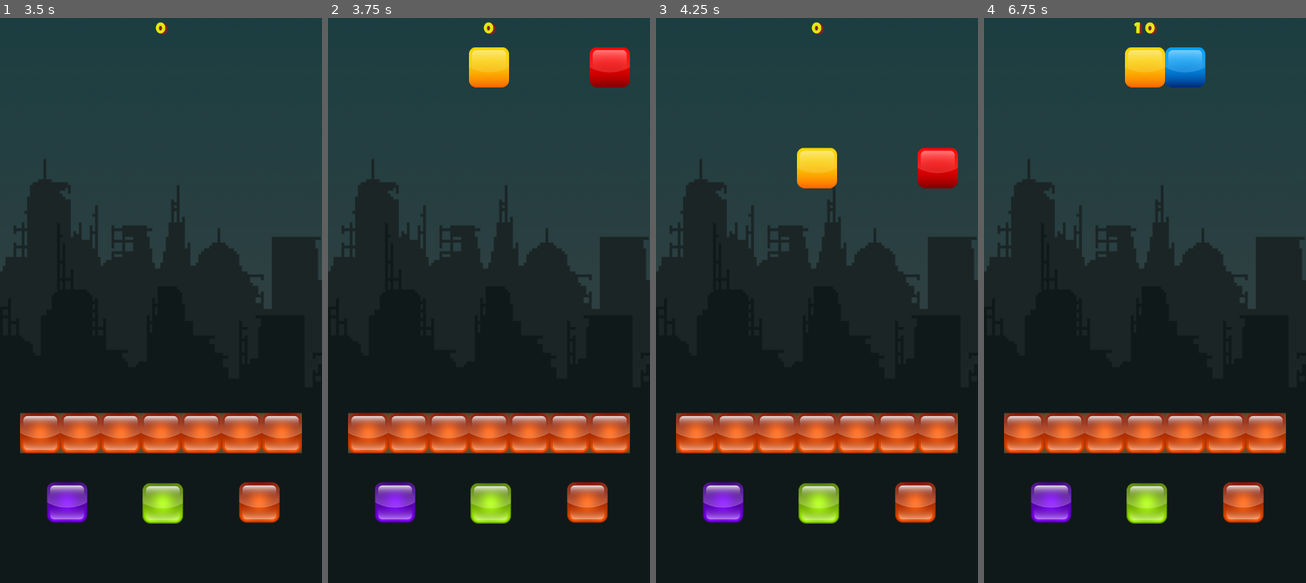
Above: before the commit, frames 1-4 (left to right).
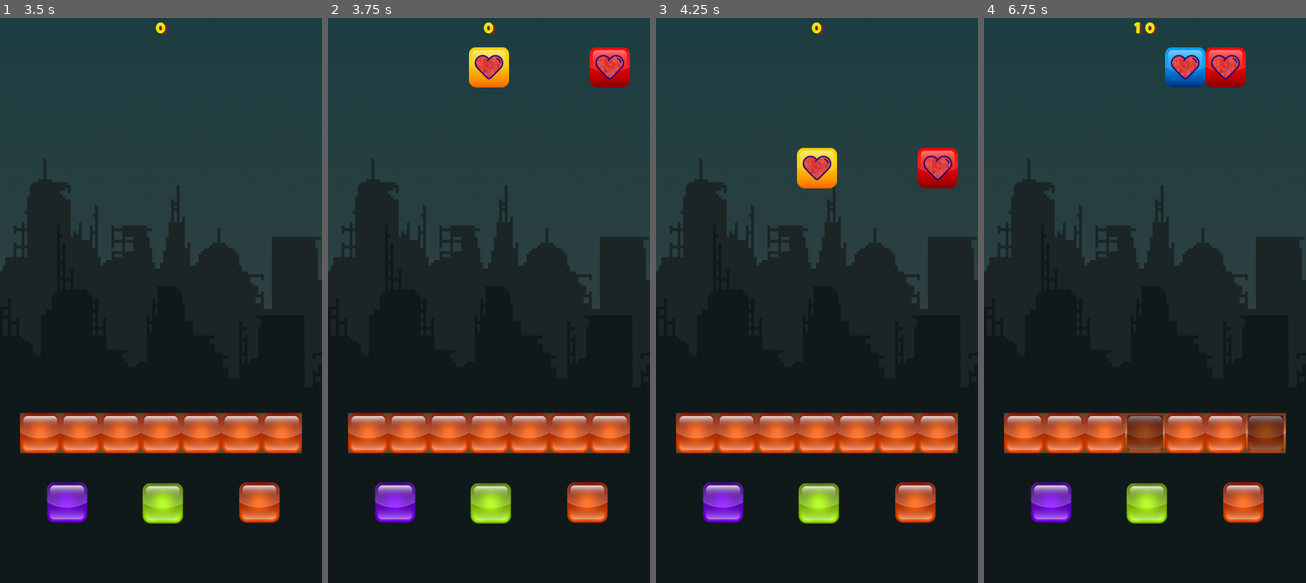
Above: after the commit, the same moments.

Repository: iabadie/AprenderColores
Game: Godot game, scene res://src/scenes/Menu/Menu.tscn
The game is run twice, just before and just after one commit, with the same random seed, the same clock (stepped at 60 frames per second) and the same inputs.
Inputs (mouse positions are in pixels of both pictures, inside the frame that each line leads up to):
- Up to frame 1 (3.5 s): click "Start" at 0.5 s; tap Enter at 1.25, 2.75 s; move the mouse to (67, 503) at 1.27 s; click (67, 503) at 1.35 s; tap Space at 2 s; move the mouse to (164, 503) at 2.02 s; click (164, 503) at 2.1 s; move the mouse to (260, 503) at 2.77 s; click (260, 503) at 2.85 s
- Up to frame 2 (3.75 s): tap Space at 3.5 s; move the mouse to (472, 413) at 3.52 s; click (472, 413) at 3.6 s
- Up to frame 3 (4.25 s): no input
- Up to frame 4 (6.75 s): move the mouse to (1241, 385) at 4.27 s; click (1241, 385) at 4.35 s; move the mouse to (1048, 210) at 5.02 s; click (1048, 210) at 5.1 s; move the mouse to (1161, 294) at 5.77 s; click (1161, 294) at 5.85 s; tap Enter at 6.5 s; move the mouse to (1096, 153) at 6.52 s; click (1096, 153) at 6.6 s

Frame 1 is identical in both runs. In frame 2, 0.5% of the frame differs, in the area x 45-92%, y 6-11%; in frame 3, 0.5%; in frame 4, 3.6%, in the area x 43-94%, y 5-78%.

Commit message:
Se agregó la funcionalidad Corazon

Diff:
--- a/project.godot
+++ b/project.godot
@@ -17,9 +17,9 @@
 
 config/name="Aprender Colores"
 run/main_scene="res://src/scenes/Menu/Menu.tscn"
-boot_splash/image="res://src/resources/icons/app_icon_small.png"
+boot_splash/image="res://src/resources/splash/splash.png"
 boot_splash/fullsize=false
-boot_splash/bg_color=Color( 0.957031, 0.365284, 0.218902, 0.910863 )
+boot_splash/bg_color=Color( 0, 0.0627451, 0.0745098, 1 )
 config/icon="res://src/resources/icons/app_icon.png"
 
 [autoload]
--- /dev/null
+++ b/src/scenes/ColorBall/ColorBall.gd
@@ -0,0 +1,7 @@
+extends Sprite
+
+const heart_image = preload("res://src/resources/blocks/heart.png")
+
+func set_heart():
+	$Heart.visible = true
+	$Heart.texture = heart_image
--- a/src/scenes/ColorBall/ColorBall.tscn
+++ b/src/scenes/ColorBall/ColorBall.tscn
@@ -1,4 +1,12 @@
-[gd_scene format=2]
+[gd_scene load_steps=2 format=2]
+
+[ext_resource path="res://src/scenes/ColorBall/ColorBall.gd" type="Script" id=1]
 
 [node name="ColorBall" type="Sprite"]
 centered = false
+script = ExtResource( 1 )
+
+[node name="Heart" type="Sprite" parent="."]
+visible = false
+centered = false
+offset = Vector2( 13, 13 )
--- a/src/scenes/ColorsGrid/ColorsGrid.gd
+++ b/src/scenes/ColorsGrid/ColorsGrid.gd
@@ -37,6 +37,11 @@
 	var color_one = ColorBall.instance();
 	var color_two = ColorBall.instance();
 	randomize();
+	# Decide si debe generar bloques corazon o no, con una probabilidad de X
+	var get_heart = rand_range(0, 1) > 0.1
+	if get_heart:
+		color_one.set_heart()
+		color_two.set_heart()
 	# setea la posición de los 2 colores instanciados evitando repetición
 	var first_position = int(rand_range(0, columns));
 	color_one.position = Vector2(first_position * xoffset + 45, 0);
@@ -63,7 +68,7 @@
 			expectedColor = global.colors.orange
 		3:
 			expectedColor = global.colors.green
-	gridValues = { "expectedColor": expectedColor, "first_position": first_position, "second_position": second_position }
+	gridValues = { "expectedColor": expectedColor, "first_position": first_position, "second_position": second_position, "is_heart": get_heart }
 	pass
 
 # Elimina el ColorGrid de memoria al finalizar la modulación a transparente
--- a/src/scenes/Grid/Grid.gd
+++ b/src/scenes/Grid/Grid.gd
@@ -24,6 +24,9 @@
 func check_color(arrivedValues):
 	if arrivedValues.expectedColor == colorSelected:
 		get_tree().call_group("level", "add_points");
+		if arrivedValues.is_heart:
+			$GridContainer.get_child(arrivedValues.first_position).increase_life()
+			$GridContainer.get_child(arrivedValues.second_position).increase_life()
 	else:
 		$GridContainer.get_child(arrivedValues.first_position).decrease_life()
 		$GridContainer.get_child(arrivedValues.second_position).decrease_life()
--- a/src/scenes/Grid/SlotGrid/SlotGrid.gd
+++ b/src/scenes/Grid/SlotGrid/SlotGrid.gd
@@ -1,6 +1,8 @@
 extends Container
 
 export (StreamTexture) var image = null;
+
+const fullLife = Color(1,1,1,1)
 
 const firstHit = Color(1,1,1, 0.6)
 
@@ -21,20 +23,21 @@
 		get_tree().call_group("end_game", "end_game")
 	pass
 
+func increase_life():
+	if squareLife < 3:
+		squareLife += 1
+		change_block_state()
+	pass
+
 func change_block_state():
 	match squareLife:
 		3:
-			print("curar")
+			$Center/Color.modulate = fullLife
 		2:
-			print("primer golpe")
 			$Center/Color.modulate = firstHit
-			#$box.modulate = firstHit
 		1:
-			print("segundo golpe")
 			$Center/Color.modulate = secondHit
-			#$box.modulate = secondHit
 		0:
-			print("tercer golpe")
 			$Center/Color.modulate = lastHit
 			$box.modulate = lastHit
 		-1:
Binary file added: src/resources/blocks/heart.png
Binary file added: src/resources/splash/splash.png
